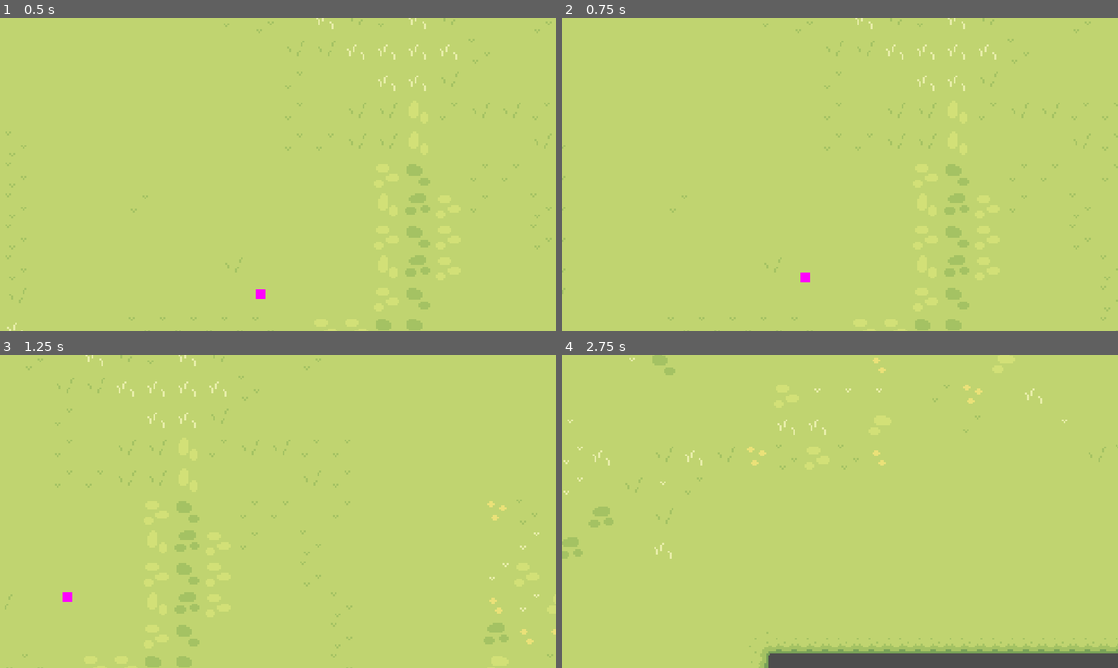
Above: before the commit, frames 1-4 (two rows, left to right).
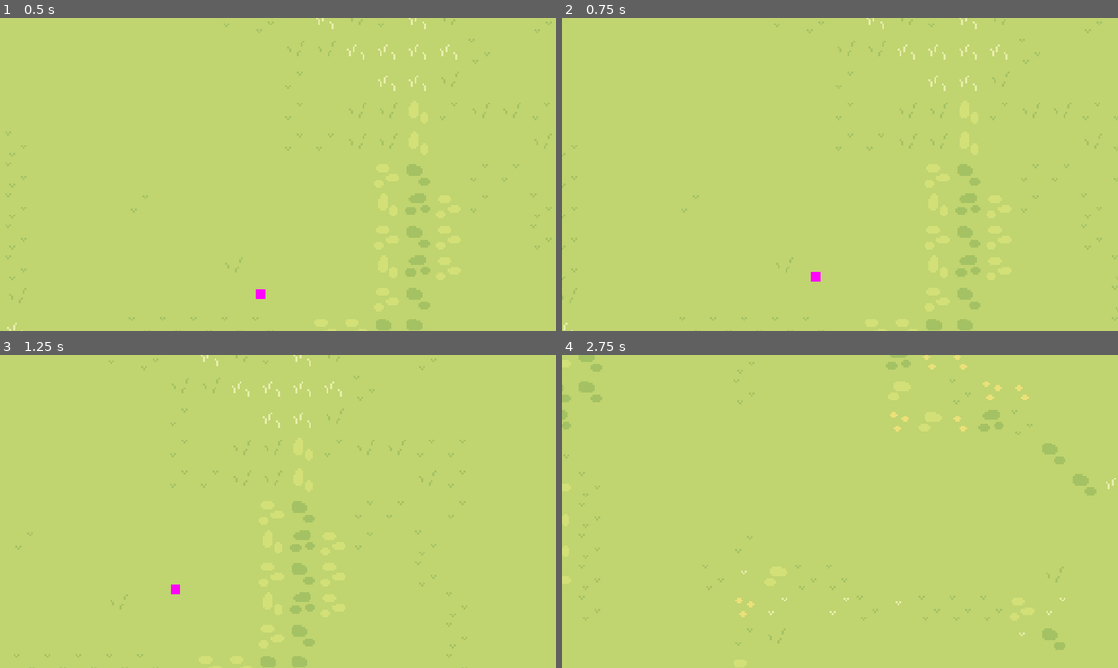
Above: after the commit, the same moments.

Repository: pick-ax-e/Mini-Jam-156-Jame-Gam-29
Game: Godot game, scene res://scenes/main.tscn
Two runs of this game, one before a commit and one after it. Both use one fixed random seed, a clock stepped at 60 frames per second and the inputs below.
Inputs:
- Up to frame 1 (0.5 s): no input
- Up to frame 2 (0.75 s): hold D (move_right) from 0.53 s (still down)
- Up to frame 3 (1.25 s): keep holding D (move_right)
- Up to frame 4 (2.75 s): release D (move_right) at 1.28 s; hold S (move_back) 1.28-2.03 s; hold D (move_right) from 2.03 s (still down)

Frame 1 is identical in both runs. In frame 2, 3.1% of the frame differs, in the area x 0-100%, y 0-100%; in frame 3, 3.7%; in frame 4, 7.3%.

Commit message:
speed update

Diff:
--- a/scenes/player.tscn
+++ b/scenes/player.tscn
@@ -172,7 +172,7 @@
 shape = SubResource("CircleShape2D_u3b3p")
 
 [node name="AnimatedSprite2D" type="AnimatedSprite2D" parent="."]
-scale = Vector2(6.425, 6.425)
+scale = Vector2(4, 4)
 sprite_frames = SubResource("SpriteFrames_1ptev")
 animation = &"IdleUp"
 autoplay = "RunUp"
--- a/scripts/Player/player.gd
+++ b/scripts/Player/player.gd
@@ -1,6 +1,6 @@
 class_name Player extends CharacterBody2D
 
-const accel = 100
+const accel = 50
 const friction = 0.925
 const noInputFriction = 0.8
 const responsivenessMultiplier = 3
@@ -65,7 +65,4 @@
 		velocity += wishDir * accel * multi
 
 	velocity *= friction
-
-
-	#now figure out rotation of the player
 	move_and_slide()
